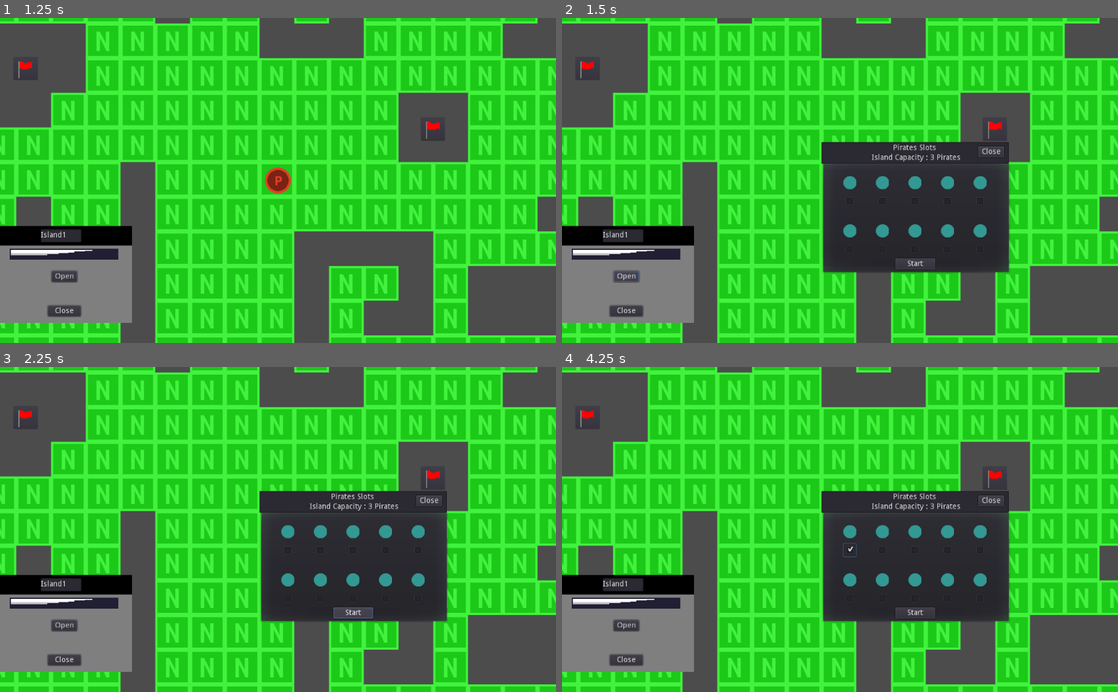
Above: before the commit, frames 1-4 (two rows, left to right).
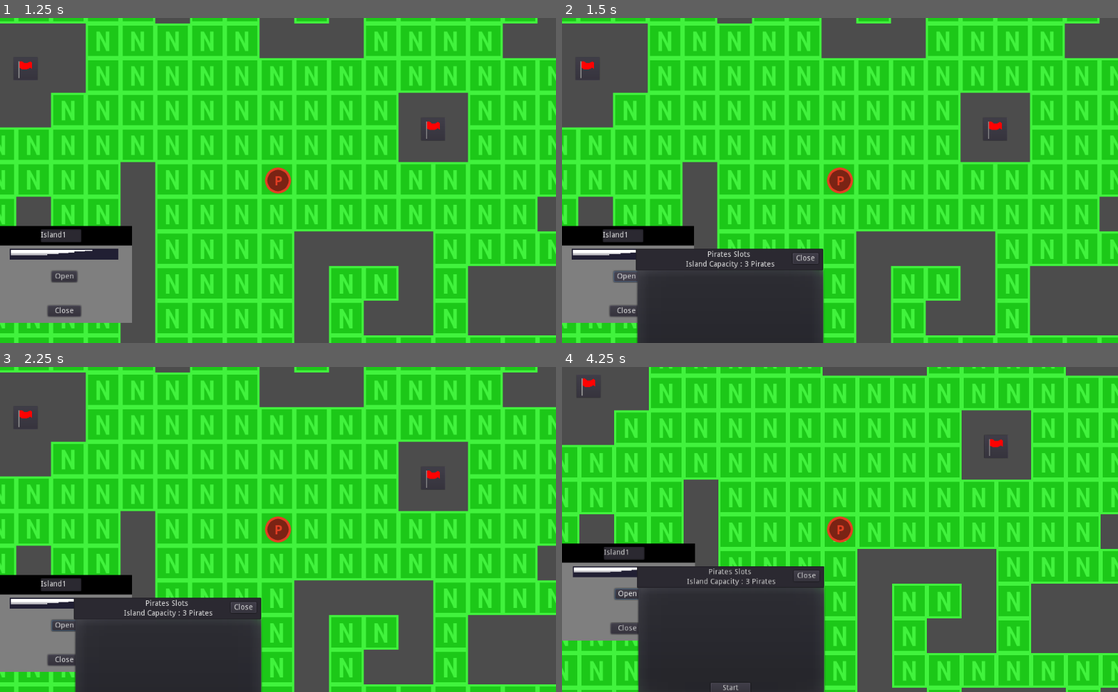
Above: after the commit, the same moments.

Repository: Escandiuzzi/PirateGodotProject
Game: Godot game, scene res://World.tscn
Same seed, same stepped clock (60 frames per second), same inputs: the game is played once before the commit and once after it.
Inputs (mouse positions are in pixels of both pictures, inside the frame that each line leads up to):
- Up to frame 1 (1.25 s): click (72, 268) at 0.52 s
- Up to frame 2 (1.5 s): click "Open" at 1.25 s
- Up to frame 3 (2.25 s): click (350, 614) at 2 s, where only the run before the commit has a clickable "Start"
- Up to frame 4 (4.25 s): click (912, 614) at 2.75 s, where only the run before the commit has a clickable "Start"; click (851, 549) at 3.52 s

Frame 1 is identical in both runs. In frame 2, 23% of the frame differs, in the area x 13-81%, y 38-100%; in frame 3, 23%; in frame 4, 58%, in the area x 0-100%, y 0-100%.
Error before the commit: Invalid get index 'position' (on base: 'null instance'). (res://PopupMenu.gd:40)

Commit message:
Added rewards and itens .json

Diff:
--- /dev/null
+++ b/Button2.gd
@@ -0,0 +1,13 @@
+extends Button
+
+# Declare member variables here. Examples:
+# var a = 2
+# var b = "text"
+
+# Called when the node enters the scene tree for the first time.
+func _ready():
+	pass # Replace with function body.
+
+# Called every frame. 'delta' is the elapsed time since the previous frame.
+#func _process(delta):
+#	pass
--- a/Island.gd
+++ b/Island.gd
@@ -12,7 +12,12 @@
 var started = false;
 var player;
 
+var rewards = [];
 
+onready var popupMenu = $PopupMenu;
+onready var button2 = $Button2;
+onready var rewardMenu = $RewardMenu;
+onready var rewardText = $RewardMenu/TextEdit;
 onready var timer = $Timer;
 onready var canvasSlots = [
 
@@ -53,8 +58,8 @@
 	print("Started mining");
 	print("expected to end in ");
 	print(miningPoints);
+
 	miningTime = miningPoints;
-
 	timer.start(miningPoints);
 	started = true;
 	pass;
@@ -68,6 +73,8 @@
 			print("Pirates ended mining");
 			timer.stop();
 			started = false;
+			button2.show();
+			_getRewards();
 	pass
 
 func _on_CheckBox_toggled(button_pressed, extra_arg_0):
@@ -93,6 +100,38 @@
 	pass
 
 func _on_StartButton_pressed():
+	popupMenu.hide();
 	if selectedPirates > 0:
 			_insertPirates();
 	pass;
+
+func _on_CollectButton_pressed():
+	rewardMenu.hide();
+	pass # Replace with function body.
+
+func _getRewards():
+
+	var rewardN = randi() % 9 + 1;
+	for i in range(rewardN):
+		rewards.append(null);
+
+	var itens_file = File.new();
+
+	if not itens_file.file_exists("res://itens.save"):
+		print("file does not exists");
+		return;
+
+	itens_file.open("res://itens.save", File.READ)
+	while not itens_file.eof_reached():
+		var current_line = parse_json(itens_file.get_line());
+		for i in range(rewardN):
+			var randReward = randi() % 9 + 1;
+			rewards[i] = current_line[str(randReward)];
+			print(rewards[i]);
+		current_line = parse_json(itens_file.get_line());
+	itens_file.close();
+
+	for i in range(rewardN):
+		rewardText.text += rewards[i];
+		rewardText.text += "\n";
+	pass;
--- a/Island.tscn
+++ b/Island.tscn
@@ -1,8 +1,10 @@
-[gd_scene load_steps=4 format=2]
+[gd_scene load_steps=6 format=2]
 
 [ext_resource path="res://Island.gd" type="Script" id=1]
 [ext_resource path="res://PopupMenu.gd" type="Script" id=2]
 [ext_resource path="res://Sprite/entities/player/pirate.png" type="Texture" id=3]
+[ext_resource path="res://Button2.gd" type="Script" id=4]
+[ext_resource path="res://RewardMenu.gd" type="Script" id=5]
 
 [node name="Island" type="Node2D"]
 script = ExtResource( 1 )
@@ -17,7 +19,6 @@
 text = "Open"
 
 [node name="PopupMenu" type="PopupMenu" parent="."]
-editor/display_folded = true
 margin_right = 348.0
 margin_bottom = 206.0
 script = ExtResource( 2 )
@@ -166,6 +167,33 @@
 margin_right = 335.734
 margin_bottom = -9.38987
 text = "Close"
+
+[node name="Button2" type="Button" parent="."]
+visible = false
+margin_left = 68.0
+margin_right = 124.0
+margin_bottom = 20.0
+text = "Collect"
+script = ExtResource( 4 )
+
+[node name="RewardMenu" type="PopupMenu" parent="."]
+margin_left = 68.0
+margin_right = 306.0
+margin_bottom = 133.0
+script = ExtResource( 5 )
+
+[node name="TextEdit" type="TextEdit" parent="RewardMenu"]
+margin_left = 16.6415
+margin_top = 13.6419
+margin_right = 221.642
+margin_bottom = 99.6419
+
+[node name="CollectButton" type="Button" parent="RewardMenu"]
+margin_left = 88.0
+margin_top = 103.472
+margin_right = 144.0
+margin_bottom = 123.472
+text = "Collect"
 
 [connection signal="pressed" from="Button" to="PopupMenu" method="_on_Button_pressed"]
 [connection signal="toggled" from="PopupMenu/CheckBox" to="." method="_on_CheckBox_toggled" binds= [ 0 ]]
@@ -180,3 +208,5 @@
 [connection signal="toggled" from="PopupMenu/CheckBox7" to="." method="_on_CheckBox_toggled" binds= [ 9 ]]
 [connection signal="pressed" from="PopupMenu/StartButton" to="." method="_on_StartButton_pressed"]
 [connection signal="pressed" from="PopupMenu/CloseButton2" to="PopupMenu" method="_on_CloseButton2_pressed"]
+[connection signal="pressed" from="Button2" to="RewardMenu" method="_on_Button2_pressed"]
+[connection signal="pressed" from="RewardMenu/CollectButton" to="." method="_on_CollectButton_pressed"]
--- /dev/null
+++ b/RewardMenu.gd
@@ -0,0 +1,18 @@
+extends PopupMenu
+
+# Declare member variables here. Examples:
+# var a = 2
+# var b = "text"
+
+# Called when the node enters the scene tree for the first time.
+func _ready():
+	pass # Replace with function body.
+
+# Called every frame. 'delta' is the elapsed time since the previous frame.
+#func _process(delta):
+#	pass
+
+
+func _on_Button2_pressed():
+	self.show();
+	pass
--- a/World.tscn
+++ b/World.tscn
@@ -13,6 +13,7 @@
 [ext_resource path="res://MineProgress.gd" type="Script" id=11]
 
 [node name="World" type="Node"]
+editor/display_folded = true
 script = ExtResource( 1 )
 
 [node name="Node2D" type="Node2D" parent="."]
@@ -51,6 +52,7 @@
 clip_text = true
 
 [node name="Flags" type="Node" parent="."]
+editor/display_folded = true
 
 [node name="Flag" parent="Flags" instance=ExtResource( 5 )]
 editor/display_folded = true
@@ -86,6 +88,7 @@
 
 [node name="PopupMenu" parent="Flags/Flag/IslandMenu/Island" index="2"]
 editor/display_folded = true
+path = "World/Flags/Flag"
 
 [node name="MineProgress" type="TextureProgress" parent="Flags/Flag/IslandMenu"]
 margin_left = -117.763
@@ -99,9 +102,11 @@
 script = ExtResource( 11 )
 
 [node name="Flag2" parent="Flags" instance=ExtResource( 5 )]
+editor/display_folded = true
 position = Vector2( 319.674, -61.0101 )
 
 [node name="IslandMenu" type="PopupMenu" parent="Flags/Flag2"]
+editor/display_folded = true
 margin_right = 20.0
 margin_bottom = 20.0
 
@@ -136,16 +141,18 @@
 script = ExtResource( 11 )
 
 [node name="Island" parent="Flags/Flag2/IslandMenu" instance=ExtResource( 7 )]
+editor/display_folded = true
 position = Vector2( -24.3766, 0 )
 
 [node name="PopupMenu" parent="Flags/Flag2/IslandMenu/Island" index="2"]
-editor/display_folded = true
 path = "World/Flags/Flag2"
 
 [node name="Flag3" parent="Flags" instance=ExtResource( 5 )]
+editor/display_folded = true
 position = Vector2( -880.167, 356.523 )
 
 [node name="IslandMenu" type="PopupMenu" parent="Flags/Flag3"]
+editor/display_folded = true
 margin_right = 20.0
 margin_bottom = 20.0
 
@@ -180,6 +187,7 @@
 script = ExtResource( 11 )
 
 [node name="Island" parent="Flags/Flag3/IslandMenu" instance=ExtResource( 7 )]
+editor/display_folded = true
 position = Vector2( -33.2408, 8.8642 )
 
 [node name="Button" parent="Flags/Flag3/IslandMenu/Island" index="1"]
@@ -189,13 +197,14 @@
 margin_bottom = 20.7738
 
 [node name="PopupMenu" parent="Flags/Flag3/IslandMenu/Island" index="2"]
-editor/display_folded = true
 path = "World/Flags/Flag3"
 
 [node name="Flag4" parent="Flags" instance=ExtResource( 5 )]
+editor/display_folded = true
 position = Vector2( -430.98, -172.553 )
 
 [node name="IslandMenu" type="PopupMenu" parent="Flags/Flag4"]
+editor/display_folded = true
 margin_right = 20.0
 margin_bottom = 20.0
 
@@ -230,6 +239,7 @@
 text = "Close"
 
 [node name="Island" parent="Flags/Flag4/IslandMenu" instance=ExtResource( 7 )]
+editor/display_folded = true
 position = Vector2( -27.5033, -3.09511 )
 
 [node name="Button" parent="Flags/Flag4/IslandMenu/Island" index="1"]
@@ -239,7 +249,6 @@
 margin_bottom = 21.5475
 
 [node name="PopupMenu" parent="Flags/Flag4/IslandMenu/Island" index="2"]
-editor/display_folded = true
 path = "World/Flags/Flag4"
 
 [connection signal="pressed" from="Player/HUD/SaveButton" to="Player" method="_on_SaveButton_pressed"]
Not shown, added: itens.save
